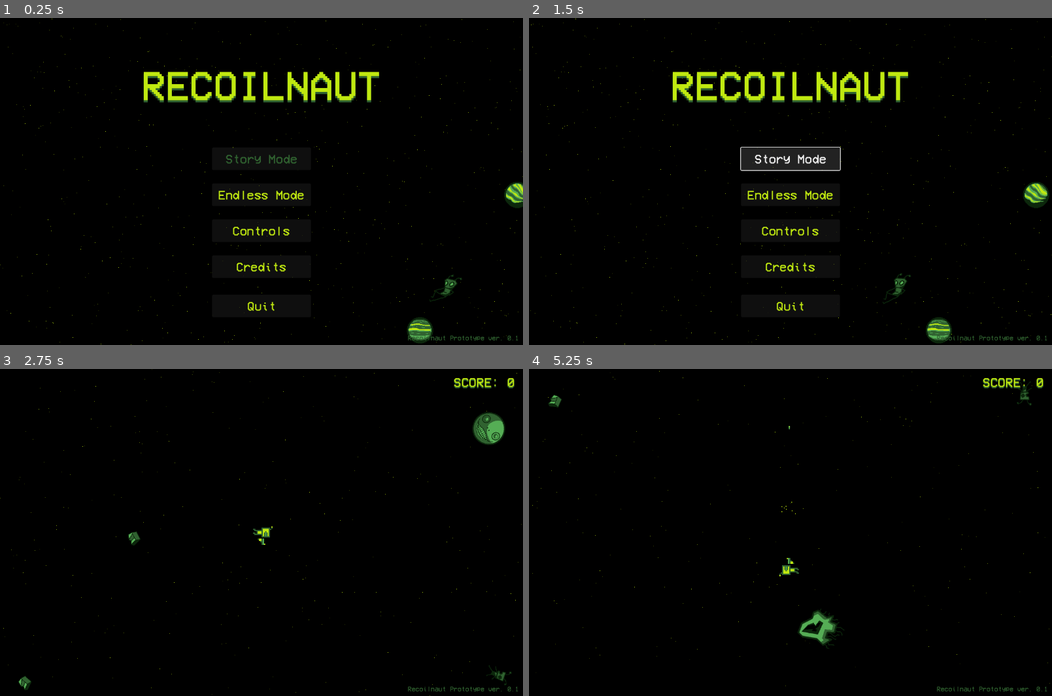
Above: before the commit, frames 1-4 (two rows, left to right).
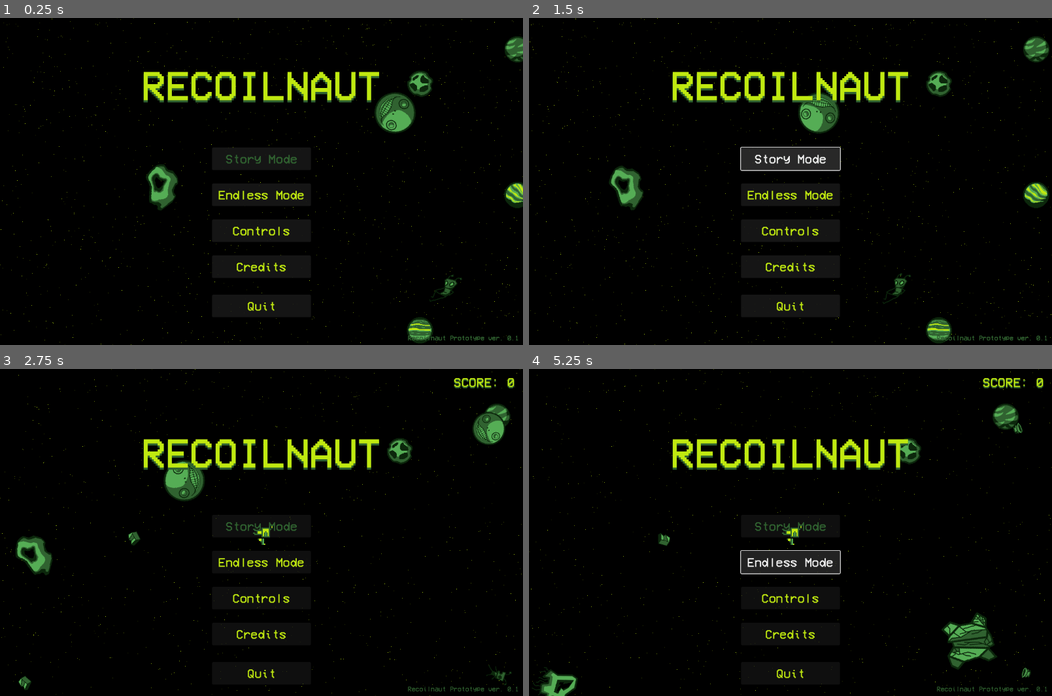
Above: after the commit, the same moments.

Repository: Jay-Dante/Recoilnaut-Prototype
Game: Godot game, scene res://Scenes/main_menu.tscn
The game is run twice, just before and just after one commit, with the same random seed, the same clock (stepped at 60 frames per second) and the same inputs.
Inputs (mouse positions are in pixels of both pictures, inside the frame that each line leads up to):
- Up to frame 1 (0.25 s): no input
- Up to frame 2 (1.5 s): click "Story Mode" at 0.5 s; click "Story Mode" at 1.25 s
- Up to frame 3 (2.75 s): click "Endless Mode" at 2 s
- Up to frame 4 (5.25 s): click (790, 525) at 2.75 s, where only the run after the commit has a clickable "Story Mode"; click (790, 483) at 3.5 s, where only the run after the commit has a clickable "Story Mode"; click (790, 440) at 4.25 s, where only the run after the commit has a clickable "Endless Mode"; click (790, 561) at 5 s, where only the run after the commit has a clickable "Endless Mode"

The runs differ from the first frame. In frame 1, 2.0% of the frame differs, in the area x 0-100%, y 0-100%; in frame 2, 2.0%; in frame 3, 4.6%; in frame 4, 7.0%.

Commit message:
Final Changes Before Submission
Some changes to the asteroid spawning. That'll do donkey, that'll do

Diff:
--- a/Scenes/Test_Scene.tscn
+++ b/Scenes/Test_Scene.tscn
@@ -20,6 +20,9 @@
 orbit_velocity_min = 0.0
 orbit_velocity_max = 0.0
 color = Color(0.752941, 0.913725, 0.0627451, 1)
+
+[sub_resource type="RectangleShape2D" id="RectangleShape2D_3myna"]
+size = Vector2(645, 488)
 
 [node name="Node2D" type="Node2D"]
 script = ExtResource("1_jdrf8")
@@ -51,6 +54,13 @@
 lifetime = 200.0
 preprocess = 280.0
 speed_scale = 64.0
+
+[node name="Area2D" type="Area2D" parent="Recoilnaut/Camera2D"]
+scale = Vector2(2, 2)
+
+[node name="CollisionShape2D" type="CollisionShape2D" parent="Recoilnaut/Camera2D/Area2D"]
+position = Vector2(0.5, 9)
+shape = SubResource("RectangleShape2D_3myna")
 
 [node name="AudioStreamPlayer2D" parent="Recoilnaut" instance=ExtResource("9_vv3qt")]
 volume_db = -20.0
--- a/Scenes/game_over_screen.tscn
+++ b/Scenes/game_over_screen.tscn
@@ -47,9 +47,9 @@
 
 [node name="You Died" type="Label" parent="GameOver"]
 layout_mode = 0
-offset_left = 129.0
+offset_left = 135.0
 offset_top = 69.0
-offset_right = 242.0
+offset_right = 248.0
 offset_bottom = 92.0
 text = "- YOU DIED -"
 label_settings = SubResource("LabelSettings_g4et8")
--- a/Scripts/game.gd
+++ b/Scripts/game.gd
@@ -8,6 +8,8 @@
 @onready var player_spawn = $PlayerSpawn;
 @onready var timer_node = $Recoilnaut/Timer;
 @onready var play_cam = $Recoilnaut/Camera2D;
+@onready var area2d = $Recoilnaut/Camera2D/Area2D;
+@onready var collision_shape = $Recoilnaut/Camera2D/Area2D/CollisionShape2D;
 
 var screenWidth = 1280;
 var screenHeight = 800;
@@ -96,8 +98,10 @@
 	]
 	var randomSize = bodySizes[randi() % bodySizes.size()];
 
-	var spawnZoneMin = camPosition - Vector2(screenWidth, screenHeight) * spawnZoneScale;
-	var spawnZoneMax = camPosition + Vector2(screenWidth, screenHeight) * spawnZoneScale;
+	var safeZoneScale = 1.5;
+
+	var spawnZoneMin = camPosition - Vector2(screenWidth, screenHeight) * (spawnZoneScale + safeZoneScale);
+	var spawnZoneMax = camPosition + Vector2(screenWidth, screenHeight) * (spawnZoneScale + safeZoneScale);
 
 	while isInCameraView:
 		var randomX = randi_range(spawnZoneMin.x, spawnZoneMax.x);
@@ -106,13 +110,24 @@
 		var spawn_pos = Vector2(randomX, randomY);
 
 		# create safe zone so the player doesn't get screwed
-		isInCameraView = (
-			spawn_pos.x >= camPosition.x - screenWidth / 2 &&
-			spawn_pos.x <= camPosition.x + screenWidth / 2 &&
-			spawn_pos.y >= camPosition.y - screenHeight / 2 &&
-			spawn_pos.y <= camPosition.y + screenHeight / 2
-		)
-
-		asteroid_drop(spawn_pos, randomSize);
+		if not area2d_collision_check(spawn_pos):
+			asteroid_drop(spawn_pos, randomSize);
+			print("ASTEROID SPAWNED: ", asteroid_ctr)
+			isInCameraView = false;
 
 		print("ASTEROID SPAWNED: ", asteroid_ctr);
+
+func area2d_collision_check(position):
+	var areas = $Recoilnaut/Camera2D/Area2D.get_overlapping_areas()
+
+	for area in areas:
+		if area != $Recoilnaut/Camera2D/Area2D:
+			var colliderShape = area.get_node("CollisionShape2D").shape;
+			var colliderTransform = area.global_transform;
+
+			var localPosition = colliderTransform.affine_inverse().xform(position);
+
+			if colliderShape.collide(localPosition):
+				return true;
+
+	return false;
--- a/project.godot
+++ b/project.godot
@@ -14,6 +14,10 @@
 run/main_scene="res://Scenes/main_menu.tscn"
 config/features=PackedStringArray("4.0", "GL Compatibility")
 config/icon="res://icon.svg"
+
+[autoload]
+
+MainMenu="*res://Scenes/main_menu.tscn"
 
 [display]
 
Not shown: 1 places in Scenes/Test_Scene.tscn that only renumber resources
